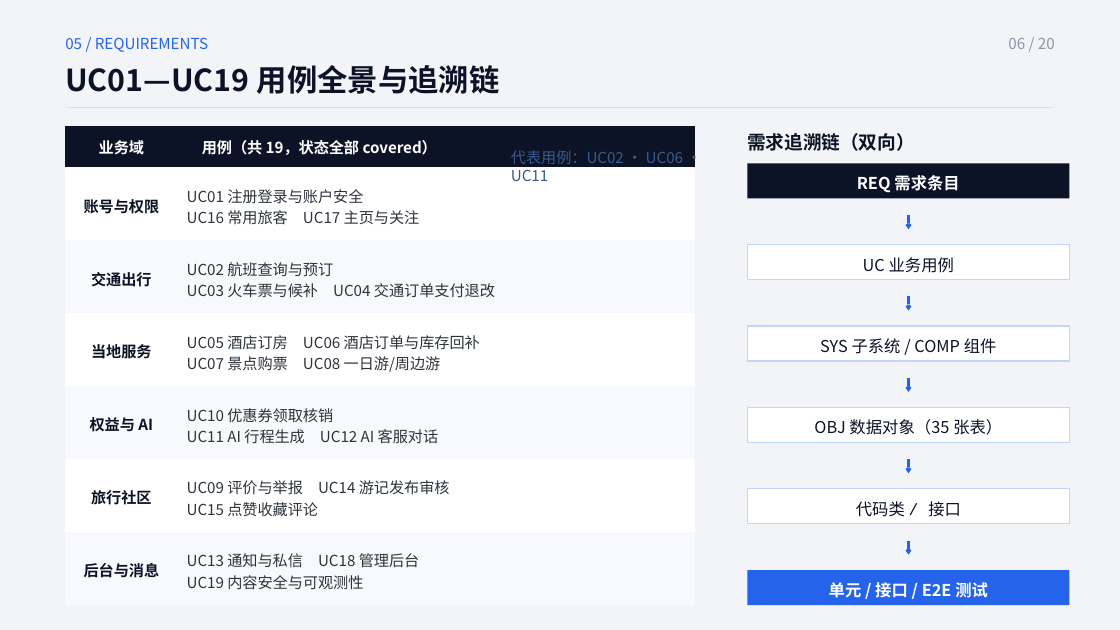
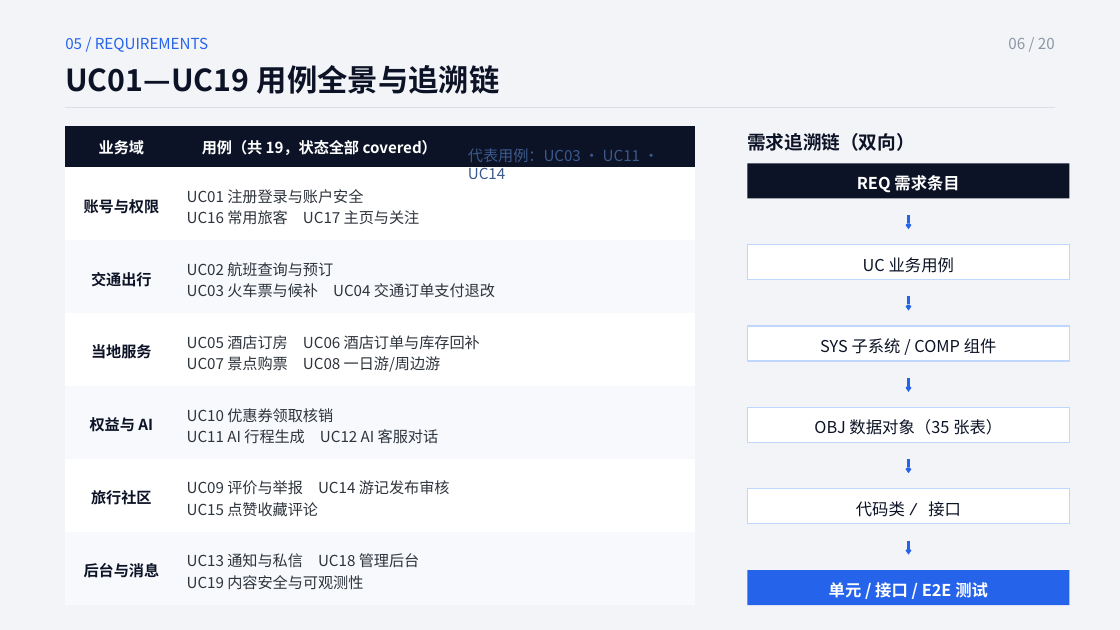
Before and after one commit to Miracle060811/Software_engineering, a slide deck: slide 6 of 06_defense/TravelMate云原生改造-最终答辩-第5组.pptx. Drawn at 1120x630 pixels with LibreOffice and Linux fonts; fonts in the diff are those of the drawing. Boxes give left, top, right and bottom in pixels: in the first picture for what was removed or moved away, otherwise in the second. Text is boxed around its words. In the diff, an @@ line names an element or a change of style, - is before the commit and + after.

Commit message:
chore(deliverable): 修复 traceability 门禁路径，补技术总结 PDF 与 9-03 看板，定稿答辩 PPT
- fix(scripts): check-use-case-traceability 与 generate-component-models 的 document/ 旧路径改为 02_docs/，目录重组后 check:traceability 恢复通过，五项交付门禁全绿
- feat(scripts): export-pdfs 支持多目录与文件名过滤，新增导出 06_defense/技术总结报告 PDF
- chore: 归档 05_management/kanban/2026-09-03.pdf 与 06_defense/技术总结报告.pdf；以最新 _已修改 版替换正式答辩 PPT，最终仅保留一份
- docs: 更新最终交付清单（9-03 看板、技术总结 PDF、五项门禁通过状态）

```diff
--- a/06_defense/TravelMate云原生改造-最终答辩-第5组.pptx
+++ b/06_defense/TravelMate云原生改造-最终答辩-第5组.pptx
@@ text at (468,148,640,179): text changed @@
-代表用例：UC02 · UC06 · UC11
+代表用例：UC03 · UC11 · UC14
```
Also in this commit, not shown: 7 other files.
